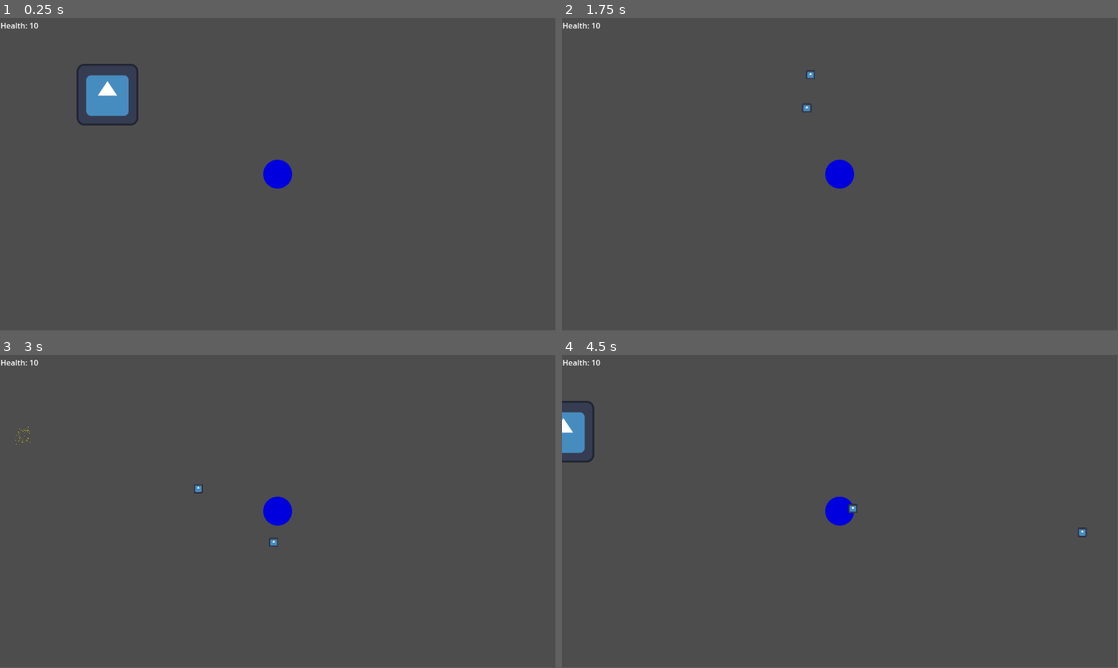
Above: before the commit, frames 1-4 (two rows, left to right).
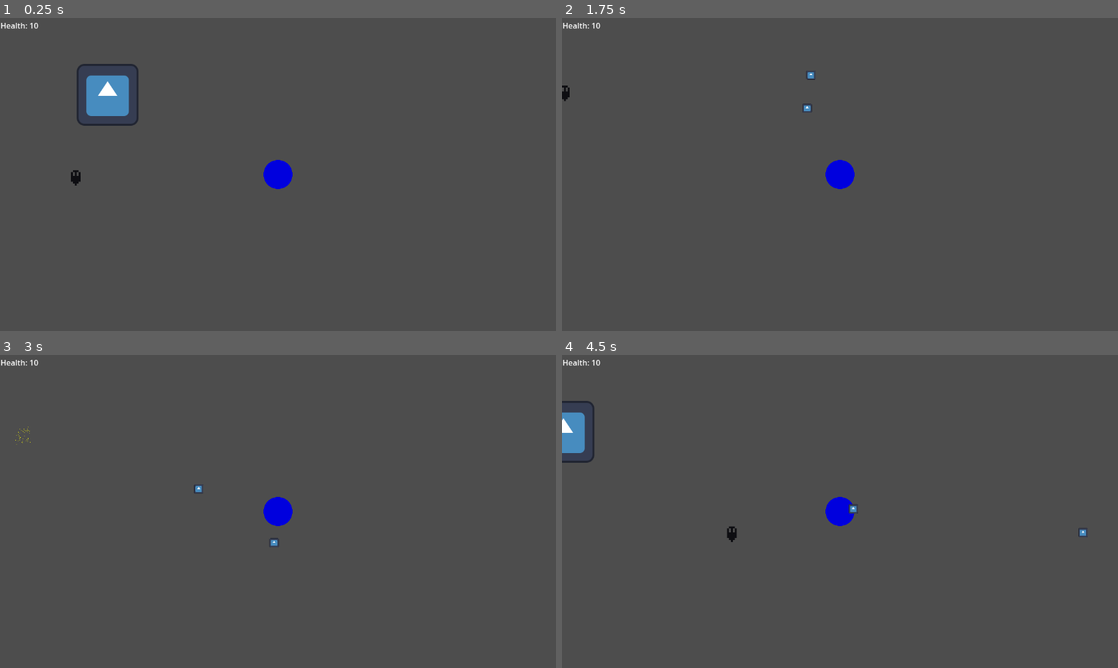
Above: after the commit, the same moments.

Repository: RieBi/pirate-jam-game
Game: Godot game, scene res://scenes/level/world.tscn
Same seed, same stepped clock (60 frames per second), same inputs: the game is played once before the commit and once after it. The engine's default icon, where the game draws it, is replaced by a stand-in: a white triangle on a blue panel in a dark square.
Inputs (mouse positions are in pixels of both pictures, inside the frame that each line leads up to):
- Up to frame 1 (0.25 s): no input
- Up to frame 2 (1.75 s): move the mouse to (962, 158) at 0.52 s; hold D (move_right) 0.53-1.28 s; click (962, 158) at 0.6 s; move the mouse to (728, 190) at 1.27 s; hold S (move_down) from 1.28 s (still down); click (728, 190) at 1.35 s
- Up to frame 3 (3 s): move the mouse to (333, 442) at 2.02 s; release S (move_down) at 2.03 s; hold D (move_right) 2.03-2.78 s; click (333, 442) at 2.1 s; move the mouse to (250, 574) at 2.77 s; hold W (move_up) from 2.78 s (still down); click (250, 574) at 2.85 s
- Up to frame 4 (4.5 s): move the mouse to (1006, 558) at 3.52 s; release W (move_up) at 3.53 s; hold A (move_left) from 3.53 s (still down); click (1006, 558) at 3.6 s; move the mouse to (673, 464) at 4.27 s; click (673, 464) at 4.35 s
In our replay, the window is 799x449 before the commit and 800x450 after it. These sizes can differ from the game's own. Grey fills any space a smaller window leaves; there, only what the larger window draws over its background counts as a difference.

The runs differ from the first frame. In frame 1, 0.2% of the frame differs, in the area x 12-53%, y 18-55%; in frame 2, 0.1%; in frame 3, less than 0.1%; in frame 4, 0.2%.

Commit message:
Add basic shadelet chasing

Diff:
--- a/project.godot
+++ b/project.godot
@@ -14,6 +14,10 @@
 run/main_scene="res://scenes/level/world.tscn"
 config/features=PackedStringArray("4.2", "GL Compatibility")
 config/icon="res://icon.svg"
+
+[display]
+
+window/stretch/mode="viewport"
 
 [input]
 
@@ -47,11 +51,18 @@
 ]
 }
 
+[layer_names]
+
+2d_physics/layer_1="player"
+2d_physics/layer_3="enemy"
+2d_physics/layer_5="projectile"
+
 [physics]
 
 2d/default_gravity=0.0
 
 [rendering]
 
+textures/canvas_textures/default_texture_filter=0
 renderer/rendering_method="gl_compatibility"
 renderer/rendering_method.mobile="gl_compatibility"
--- /dev/null
+++ b/scenes/components/component_enemy_chasing.gd
@@ -0,0 +1,16 @@
+extends Node
+
+@export var speed = 100
+@export var player: CharacterBody2D
+@export var enemy: CharacterBody2D
+
+func _ready() -> void:
+	if not player:
+		player = get_tree().get_first_node_in_group("player")
+
+func _physics_process(delta: float) -> void:
+	var direction = enemy.global_position.direction_to(player.global_position)
+	direction *= speed
+
+	enemy.velocity = direction
+	enemy.move_and_slide()
--- /dev/null
+++ b/scenes/components/component_enemy_chasing.tscn
@@ -0,0 +1,6 @@
+[gd_scene load_steps=2 format=3 uid="uid://jn5rlelv5584"]
+
+[ext_resource type="Script" path="res://scenes/components/component_enemy_chasing.gd" id="1_fuaal"]
+
+[node name="ComponentEnemyChasing" type="Node"]
+script = ExtResource("1_fuaal")
--- /dev/null
+++ b/scenes/enemy/shadelet.tscn
@@ -0,0 +1,28 @@
+[gd_scene load_steps=5 format=3 uid="uid://cvj2qiungnn0q"]
+
+[ext_resource type="PackedScene" uid="uid://jn5rlelv5584" path="res://scenes/components/component_enemy_chasing.tscn" id="1_jvqoo"]
+[ext_resource type="Texture2D" uid="uid://crohr0wrxsuim" path="res://assets/art/Shadelet-Idle (13p by 14p).png" id="2_lj6ei"]
+
+[sub_resource type="AtlasTexture" id="AtlasTexture_6rdrp"]
+atlas = ExtResource("2_lj6ei")
+region = Rect2(0, 0, 13, 14)
+
+[sub_resource type="SpriteFrames" id="SpriteFrames_di2q4"]
+animations = [{
+"frames": [{
+"duration": 1.0,
+"texture": SubResource("AtlasTexture_6rdrp")
+}],
+"loop": true,
+"name": &"default",
+"speed": 5.0
+}]
+
+[node name="Shadelet" type="CharacterBody2D"]
+
+[node name="ComponentEnemyChasing" parent="." node_paths=PackedStringArray("enemy") instance=ExtResource("1_jvqoo")]
+enemy = NodePath("..")
+
+[node name="AnimatedSprite2D" type="AnimatedSprite2D" parent="."]
+sprite_frames = SubResource("SpriteFrames_di2q4")
+autoplay = "default"
--- a/scenes/level/world.tscn
+++ b/scenes/level/world.tscn
@@ -1,7 +1,8 @@
-[gd_scene load_steps=4 format=3 uid="uid://nqg35j4yw0v3"]
+[gd_scene load_steps=5 format=3 uid="uid://nqg35j4yw0v3"]
 
 [ext_resource type="PackedScene" uid="uid://b71f46hh3k131" path="res://scenes/player/player.tscn" id="1_mf8h3"]
 [ext_resource type="Texture2D" uid="uid://diph2usa868ki" path="res://icon.svg" id="2_j07qj"]
+[ext_resource type="PackedScene" uid="uid://cvj2qiungnn0q" path="res://scenes/enemy/shadelet.tscn" id="3_c400y"]
 
 [sub_resource type="RectangleShape2D" id="RectangleShape2D_fgrwu"]
 size = Vector2(128, 127)
@@ -21,3 +22,7 @@
 [node name="CollisionShape2D" type="CollisionShape2D" parent="Enemy"]
 position = Vector2(53, 54.5)
 shape = SubResource("RectangleShape2D_fgrwu")
+
+[node name="Shadelet" parent="." instance=ExtResource("3_c400y")]
+position = Vector2(117, 315)
+scale = Vector2(4, 4)
--- a/scenes/player/player.tscn
+++ b/scenes/player/player.tscn
@@ -8,7 +8,8 @@
 [sub_resource type="CircleShape2D" id="CircleShape2D_5cx2a"]
 radius = 30.0
 
-[node name="Player" type="CharacterBody2D"]
+[node name="Player" type="CharacterBody2D" groups=["player"]]
+collision_mask = 5
 motion_mode = 1
 
 [node name="CollisionShape2D" type="CollisionShape2D" parent="."]
